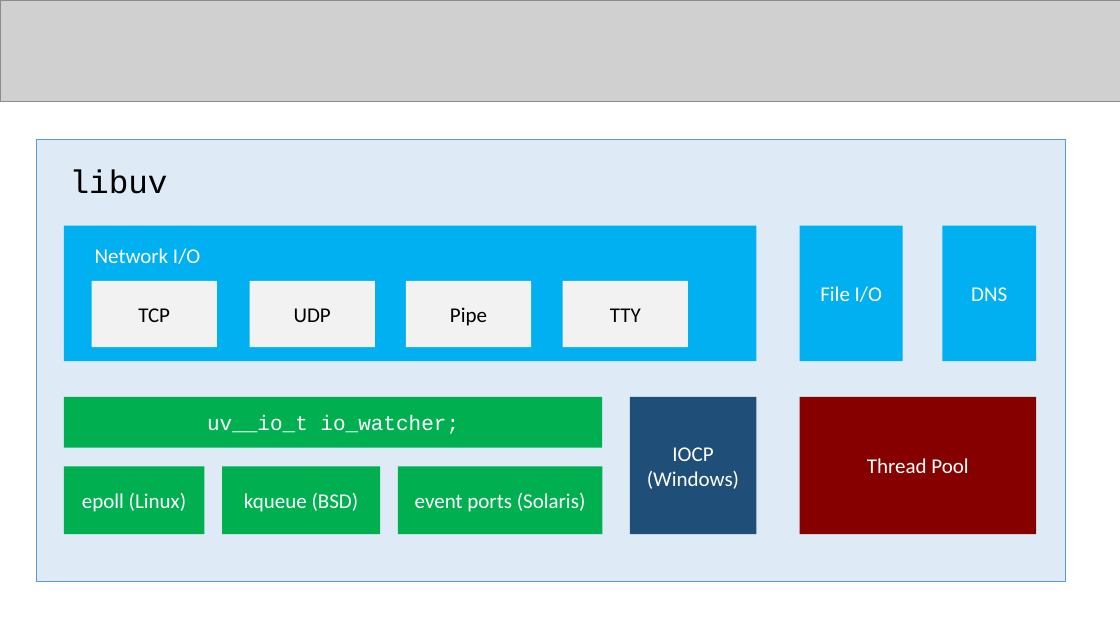
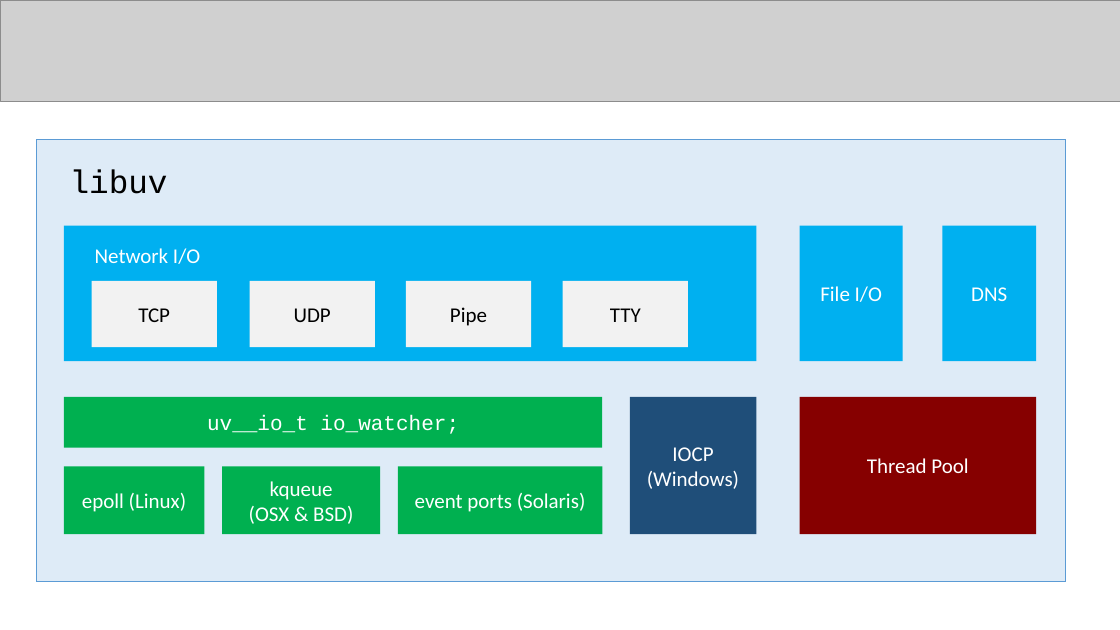
Before and after one commit to badescuga/NodeJsDemo, a slide deck: slide 18 of slidedeck/slides.pptx (slide 11 before the commit). Drawn at 1120x630 pixels with LibreOffice and Linux fonts; fonts in the diff are those of the drawing; grey boxes stand for pictures. Boxes give left, top, right and bottom in pixels: in the first picture for what was removed or moved away, otherwise in the second. Text is boxed around its words. In the diff, an @@ line names an element or a change of style, - is before the commit and + after.

```diff
--- a/slidedeck/slides.pptx
+++ b/slidedeck/slides.pptx
@@ text in rectangle at (249,481,353,524): text changed @@
-kqueue (BSD)
+kqueue
+(OSX & BSD)
```
Also in this commit, not shown: 6 other slides changed, 10 slides added, 2 slides removed.
